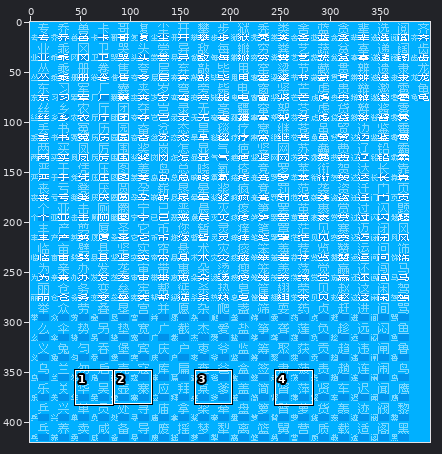
A pixel-art file gets an edit: Data/核心笑传之抄抄表——《现代汉语常用字表》常用字部分.ase. Above: a wide view before the commit, with the close-up outlined.
Close-up. The starting point:
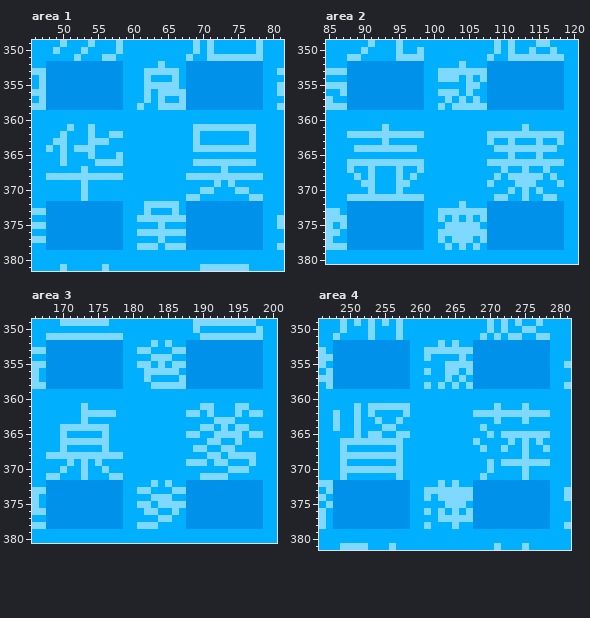
400x420 pixels, 1 frame. Colours within 5 levels of each other are drawn and written as one. Shown: area 1: x 46..81, y 349..381; area 2: x 85..120, y 349..380; area 3: x 166..200, y 349..380; area 4: x 246..281, y 349..381. The commit also changed other parts of the picture, which this record leaves out.
After the commit:
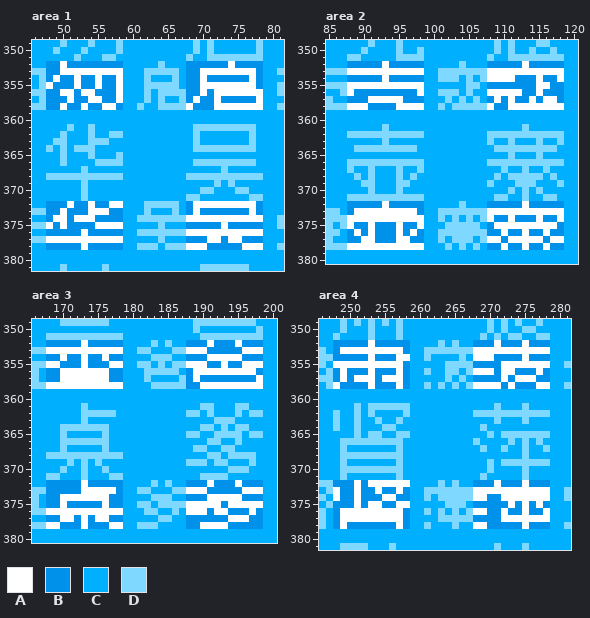
Palette (. is transparent): A #ffffff  B #0091ea  C #00b0ff  D #7ed8ff
The edit:
Changed rows in their new state; - is an unchanged pixel.
Area 1, layer "字形层":
first column x 48:
352 --A-----------------------A----
353 --AAAAAAAAA-----------AAAAAAAA-
354 -A--A--A--A-----------A------A-
355 A---A--A--A-----------AAAAAAAA-
356 --AA-AA---A-----------A-AAAAAAA
357 ---A--AA--A----------A--A-----A
358 --A--A--AA----------A---AAAAAAA
first column x 48:
372 ---A--A--AA----------AAAAAAAAA-
373 --A---AAA------------A-------A-
374 -AA-AAA-------------AAAAAAAAAAA
375 A-A----AAAA--------------A-----
376 -----A--------------AAAAAAAAAAA
377 AAAAAAAAAAA------------AA-AA---
378 -----A--------------AAA-----AAA
Area 2, layer "字形层":
first column x 88:
352 -----A-------------------A-----
353 AAAAAAAAAAA---------AAAAAAAAAAA
354 -----A--------------AAAA---A--A
355 AAAAAAAAAAA----------------AA--
356 A---------A---------AAAAA--A---
357 ---AAAAA-------------A-A--A-AA-
358 AAA----AAAA---------A--AAAAAAAA
first column x 88:
372 -----A-------------------A-----
373 -AAAAAAAAA----------AAAAAAAAAAA
374 AAAAAAAAAAA---------A--A---A--A
375 A--A---A--A----------AAAAAAAAA-
376 -A-A---A-A------------A--A--A--
377 --AA---AA-----------AA-AAAAA-AA
378 AAAAAAAAAAA-----------A--A--A--
Area 3, layer "字形层":
first column x 168:
352 -----A-----------------A---A---
353 AAAAAAAAAAA---------AAA-----AAA
354 --A--A--A--------------AAAAA---
355 AA---A---AA---------AAA--A--AAA
356 --AAAAAAA------------AAAAAAAAA-
357 --AAAAAAA------------A--------A
358 AAAAAAAAAAA-----------AAAAAAAAA
first column x 168:
372 -----A-----------------A---A---
373 -----AAAAA----------AAA-----AAA
374 --AAAAAAA--------------AAAAA---
375 --A-----A-----------AAAAA-AAAAA
376 AAAAAAAAAAA---------AAA-AA---A-
377 --AA-A-AA-----------------AAA--
378 AA---A---AA-----------AAAA-----
Area 4, layer "字形层":
first column x 248:
352 -----A-----------------A---A---
353 -AAAAAAAAA----------AAAAAAAAAAA
354 -----A---AA---------AAA----A---
355 AAAAAAAAAA--------------AAAAAAA
356 -A---A---A----------AAA-AA---A-
357 -A-AAA-AAA--------------A-AAA--
358 A----A---A----------AAAA-A---AA
first column x 248:
372 ---A-AAAAAA------------A---A---
373 A--A--A--A----------AAAAAAAAAAA
374 A--A---AA-----------AA--AAAAAAA
375 ---A-AA--AA--------------A-A-A-
376 -AAAAAAAAA----------AA--A--A--A
377 -AAAAAAAAA--------------AAAAAAA
378 -A-------A----------AA-----A---
